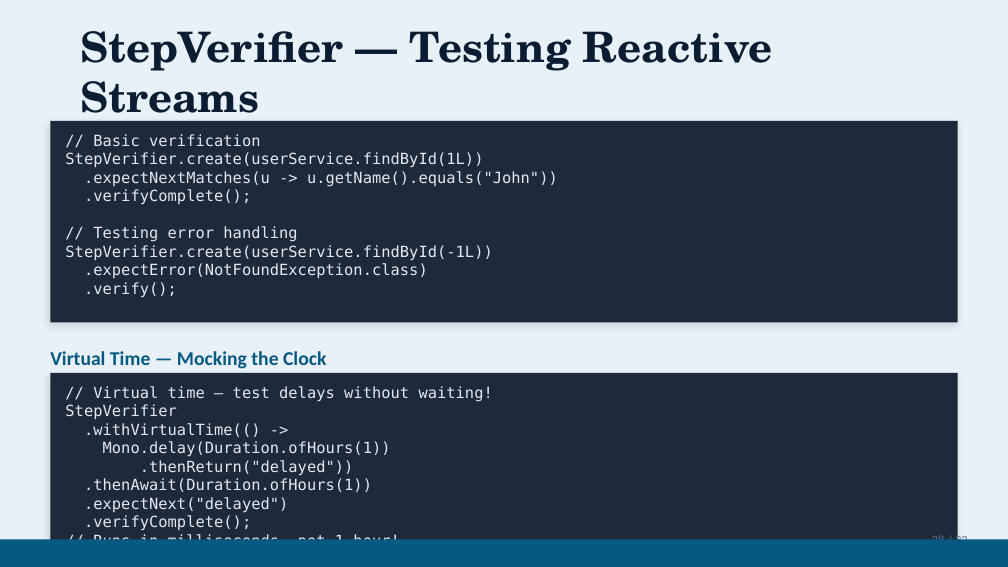
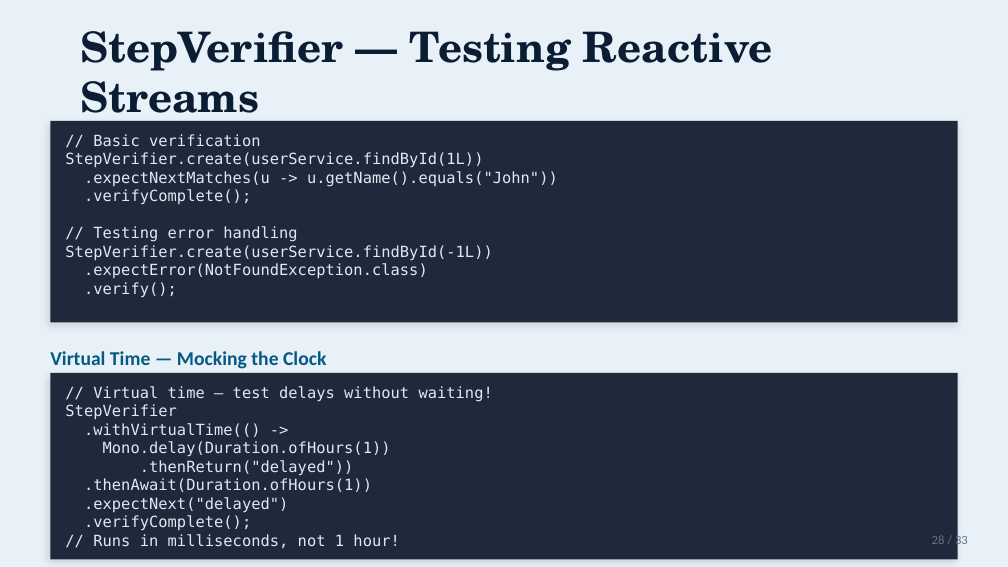
Before and after one commit to gitkoyot/reactor-presentation, a slide deck: slide 28 of WebFlux-Reactive-vs-Blocking.pptx. Drawn at 1008x567 pixels with LibreOffice and Linux fonts; fonts in the diff are those of the drawing. Boxes give left, top, right and bottom in pixels: in the first picture for what was removed or moved away, otherwise in the second. Text is boxed around its words. In the diff, an @@ line names an element or a change of style, - is before the commit and + after.

```diff
--- a/WebFlux-Reactive-vs-Blocking.pptx
+++ b/WebFlux-Reactive-vs-Blocking.pptx
@@ rectangle removed at (0,539,1008,567) @@
@@ text at (932,533,968,547): text changed @@
-28 / 32
+28 / 33
```
Also in this commit, not shown: 30 other slides changed, 1 slide added, 1 other file.
